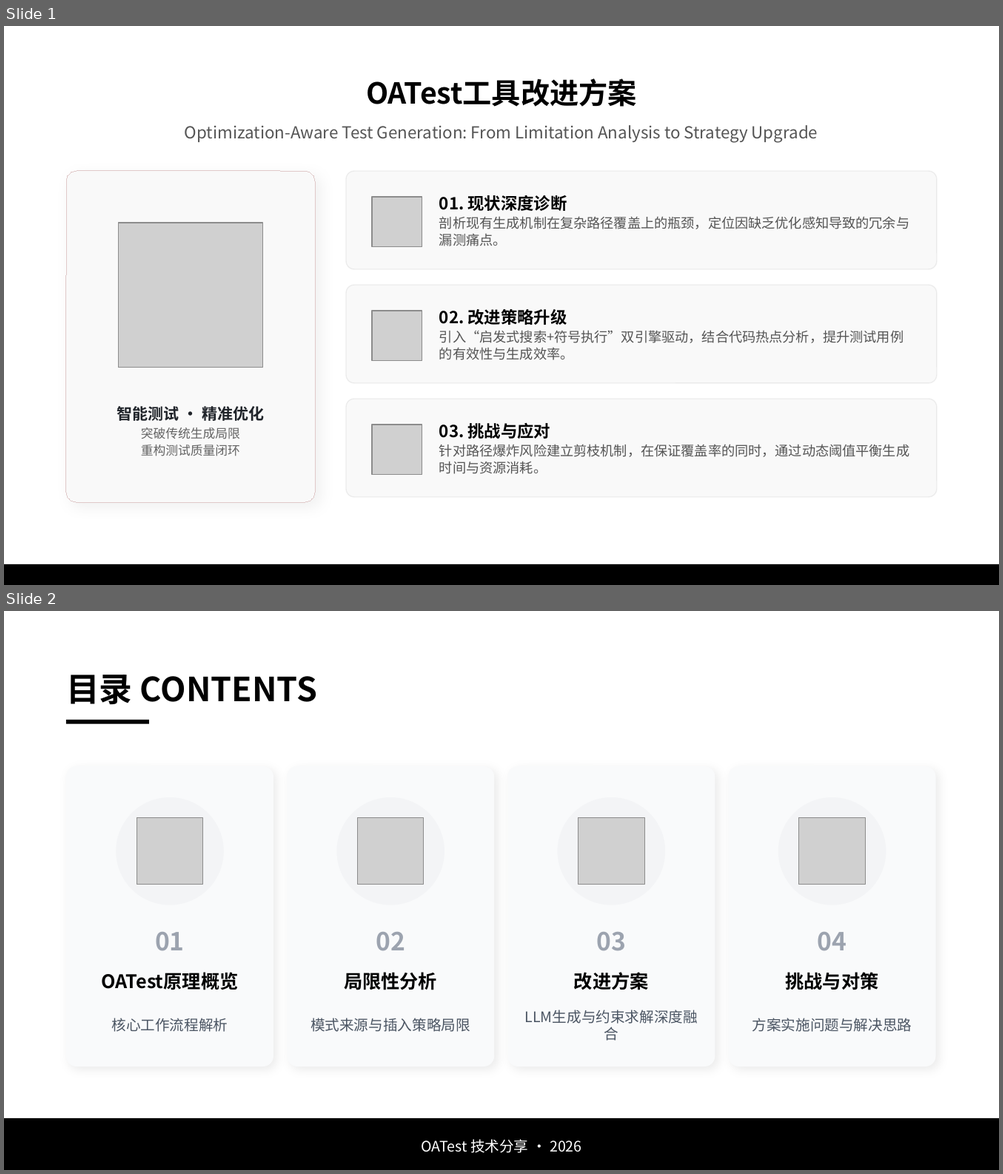
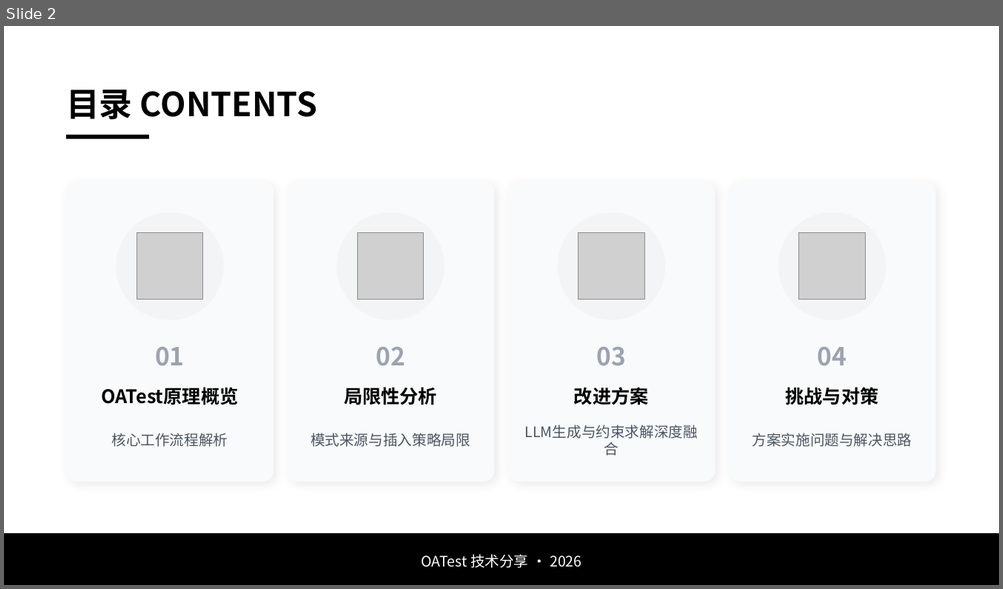
Before and after one commit to ourui0/PaperReading, a slide deck: ppt/OATest工具改进方案.pptx. Shown one above the other, each under a label of ours: slides 1 and 2 before the commit, slide 2 after it. The pictures are 1003x1174 and 1003x589 pixels, drawn with LibreOffice and Linux fonts; fonts in the diff are those of the drawing; grey boxes stand for pictures. Boxes give left, top, right and bottom in pixels: in the first picture for what was removed or moved away, otherwise in the second. Text is boxed around its words. In the diff, an @@ line names an element or a change of style, - is before the commit and + after.

```diff
--- a/ppt/OATest工具改进方案.pptx
+++ b/ppt/OATest工具改进方案.pptx
@@ slide 1 removed at (x1=4, y1=26, x2=999, y2=585), background #FFFFFF @@
@@ text removed at (x1=366, y1=79, x2=637, y2=107) @@
-OATest工具改进方案
@@ text removed at (x1=185, y1=125, x2=817, y2=142) @@
-Optimization-Aware Test Generation: From Limitation Analysis to Strategy Upgrade
@@ rounded rectangle removed at (x1=66, y1=171, x2=314, y2=502) @@
@@ rounded rectangle removed at (x1=346, y1=171, x2=936, y2=269) @@
@@ picture removed at (x1=372, y1=197, x2=422, y2=247) @@
@@ text removed at (x1=439, y1=195, x2=909, y2=247) @@
-01. 现状深度诊断
-剖析现有生成机制在复杂路径覆盖上的瓶颈，定位因缺乏优化感知导致的冗余与漏测痛点。
@@ picture removed at (x1=118, y1=223, x2=263, y2=368) @@
@@ rounded rectangle removed at (x1=346, y1=285, x2=936, y2=383) @@
@@ picture removed at (x1=372, y1=311, x2=422, y2=361) @@
@@ text removed at (x1=439, y1=309, x2=903, y2=360) @@
-02. 改进策略升级
-引入“启发式搜索+符号执行”双引擎驱动，结合代码热点分析，提升测试用例的有效性与生成效率。
@@ rounded rectangle removed at (x1=346, y1=399, x2=936, y2=497) @@
@@ text removed at (x1=117, y1=406, x2=264, y2=457) @@
-智能测试 · 精准优化
-突破传统生成局限
-重构测试质量闭环
@@ picture removed at (x1=372, y1=425, x2=422, y2=475) @@
@@ text removed at (x1=439, y1=423, x2=909, y2=474) @@
-03. 挑战与应对
-针对路径爆炸风险建立剪枝机制，在保证覆盖率的同时，通过动态阈值平衡生成时间与资源消耗。
@@ rounded rectangle removed at (x1=4, y1=565, x2=999, y2=585) @@
```
Also in this commit, not shown: 4 slides changed, 1 slide added, 1 other slide removed, 9 other files.
